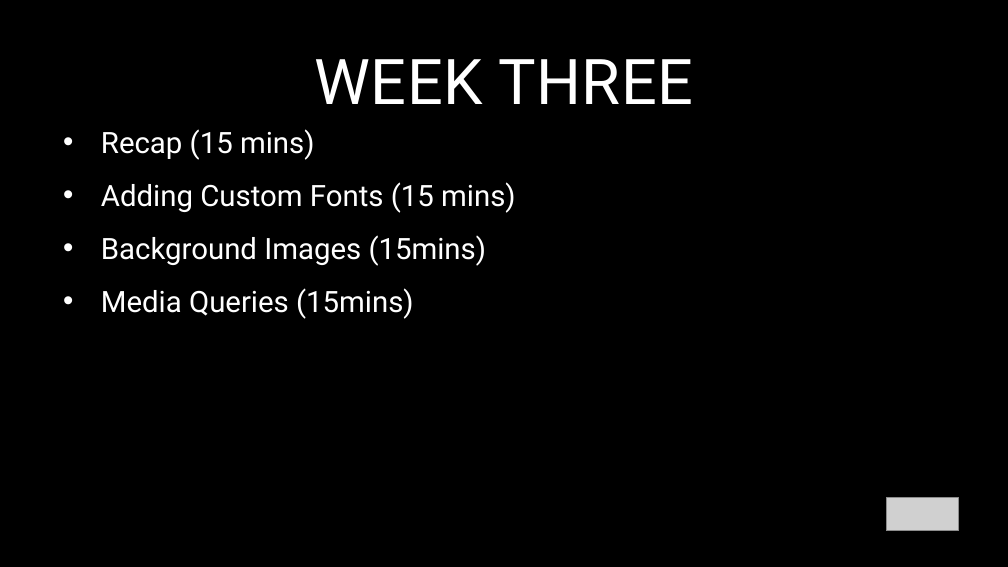
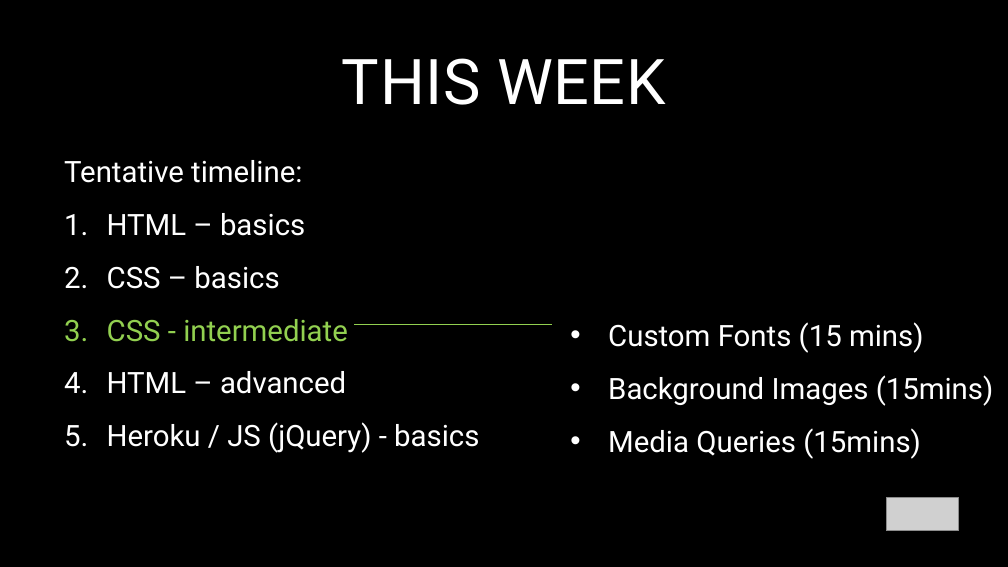
Before and after one commit to glenelkins/front-end-workshop, a slide deck: slide 4 of FEWorkshop-Week3.pptx (slide 2 before the commit). Drawn at 1008x567 pixels with LibreOffice and Linux fonts; fonts in the diff are those of the drawing; grey boxes stand for pictures. Boxes give left, top, right and bottom in pixels: in the first picture for what was removed or moved away, otherwise in the second. Text is boxed around its words. In the diff, an @@ line names an element or a change of style, - is before the commit and + after.

Commit message:
Added week 4.

```diff
--- a/FEWorkshop-Week3.pptx
+++ b/FEWorkshop-Week3.pptx
@@ title at bbox=[342, 58, 665, 105]: text changed @@
-WEEK THREE
+THIS WEEK
@@ text added at bbox=[64, 160, 479, 453], 28 pt, text #FFFFFF @@
+Tentative timeline:
+1. HTML – basics
+2. CSS – basics
+3. CSS - intermediate
+4. HTML – advanced
+5. Heroku / JS (jQuery) - basics
@@ text "Custom Fonts (15 mins)": place and size @@
-text "Custom Fonts (15 mins)" at bbox=[101, 129, 516, 319]
+text "Custom Fonts (15 mins)" at bbox=[608, 322, 994, 459]
@@ line added from (355, 324) to (552, 324), #92D050 0.5 pt @@
@@ text at bbox=[608, 322, 924, 353]: text changed @@
-• Recap (15 mins)
-• Adding Custom Fonts (15 mins)
+• Custom Fonts (15 mins)
```
Also in this commit, not shown: 3 other slides changed, 10 other files.
